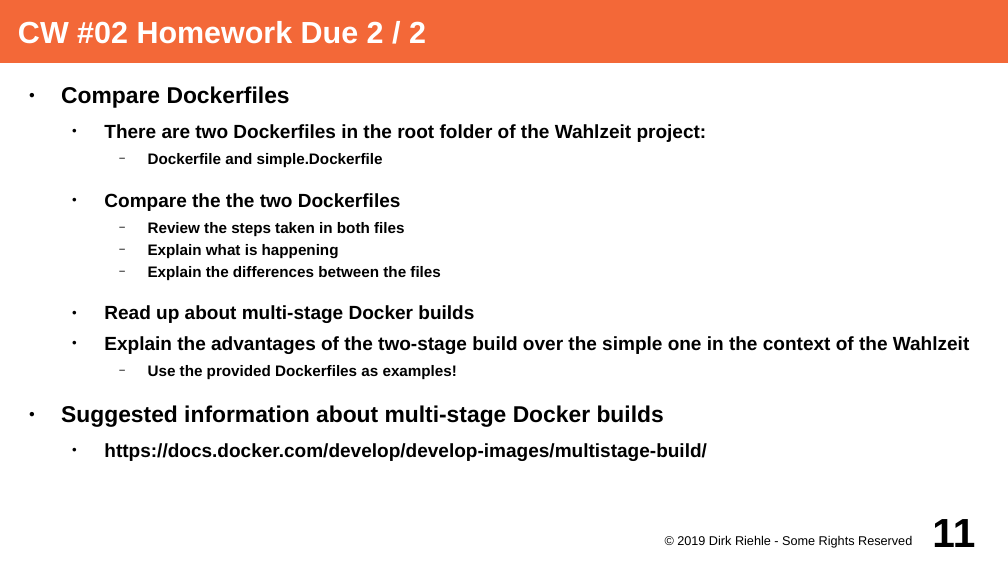
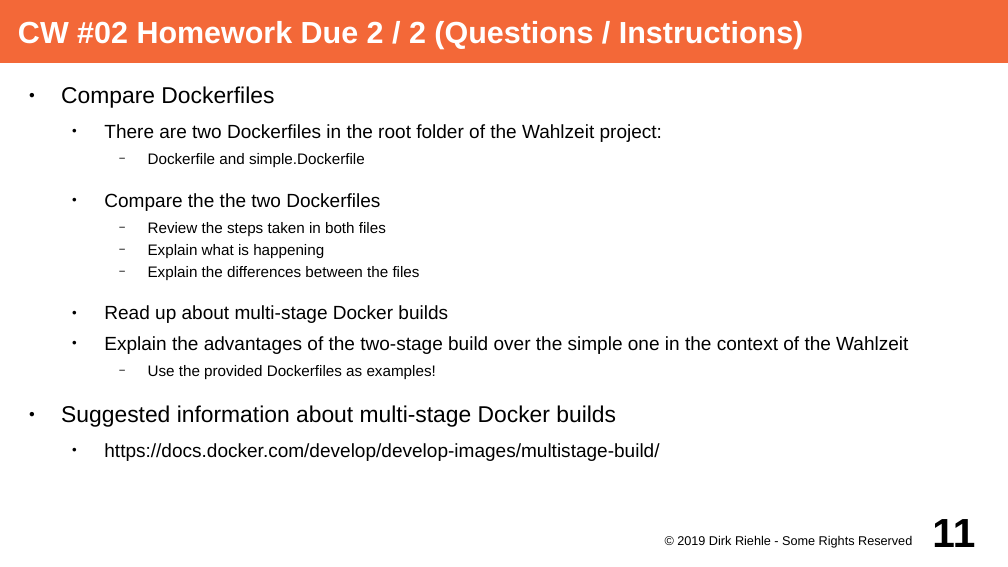
Before and after one commit to dirkriehle/adap-course, a slide deck: slide 11 of Lecture Slides/ADAP A02 - Course Schedule.odp. Drawn at 1008x567 pixels with LibreOffice and Linux fonts; fonts in the diff are those of the drawing. Boxes give left, top, right and bottom in pixels: in the first picture for what was removed or moved away, otherwise in the second. Text is boxed around its words. In the diff, an @@ line names an element or a change of style, - is before the commit and + after.

```diff
--- a/Lecture Slides/ADAP A02 - Course Schedule.odp
+++ b/Lecture Slides/ADAP A02 - Course Schedule.odp
@@ title at (18, 21, 803, 49): text changed @@
-CW #02 Homework Due 2 / 2
+CW #02 Homework Due 2 / 2 (Questions / Instructions)
@@ text "Compare Dockerfiles" at (61, 86, 908, 461): bold off @@
```
Also in this commit, not shown: 34 other slides changed, 10 slides added, 7 other files.
